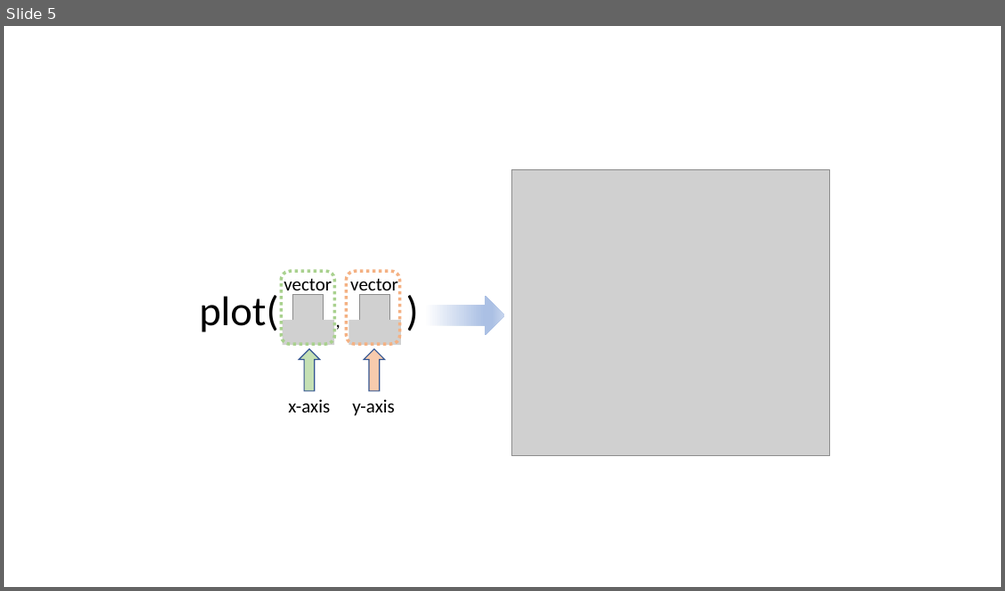
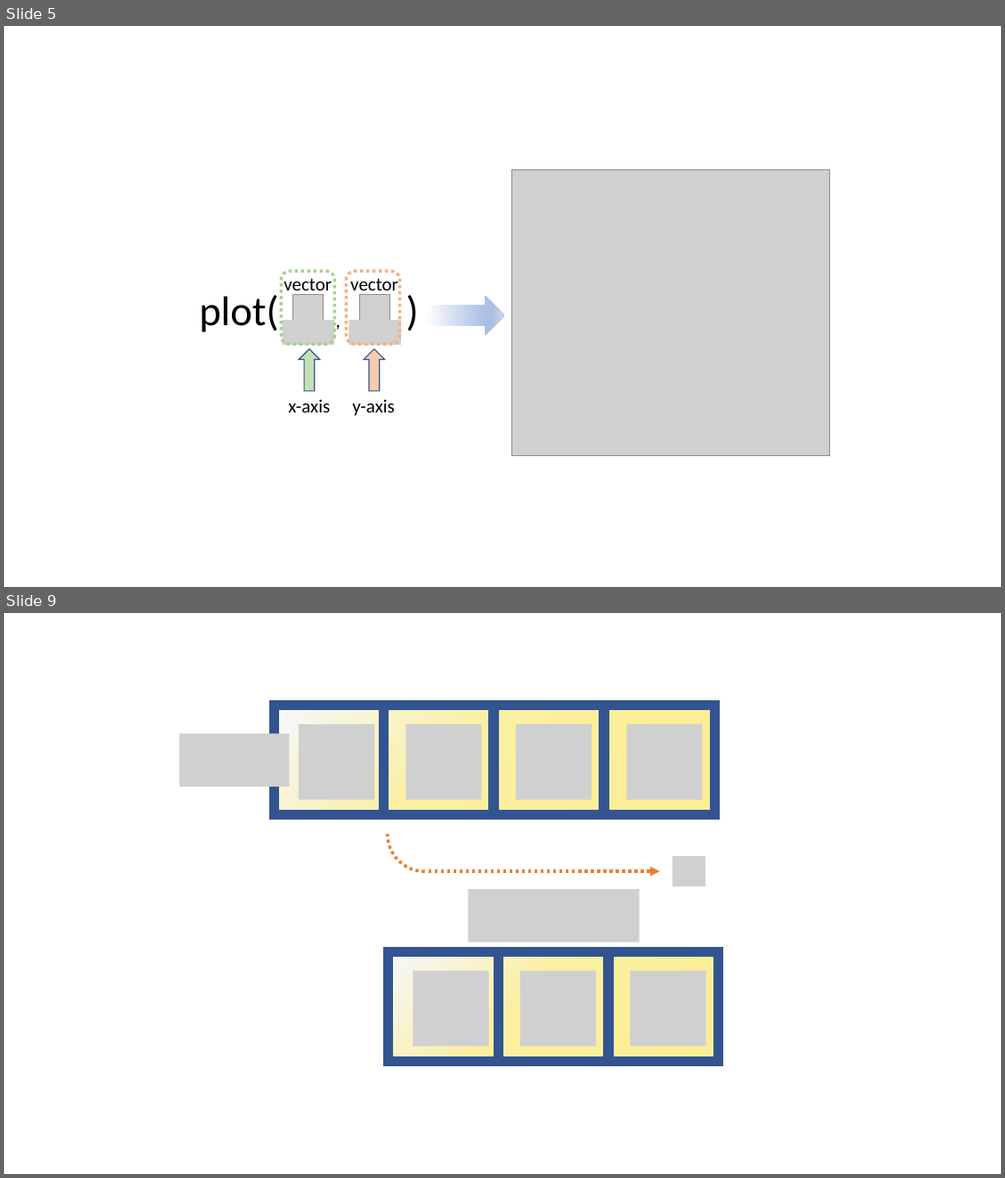
Before and after one commit to answeredbyablemind/answeredbyablemind.github.io, a slide deck: Wikidocs/pics_for_vector.pptx. Shown one above the other, each under a label of ours: slide 5 before the commit, slides 5 and 9 after it; the slides between them are not shown. The pictures are 1005x591 and 1005x1178 pixels, drawn with LibreOffice and Linux fonts; fonts in the diff are those of the drawing; grey boxes stand for pictures. Boxes give left, top, right and bottom in pixels: in the first picture for what was removed or moved away, otherwise in the second. Text is boxed around its words. In the diff, an @@ line names an element or a change of style, - is before the commit and + after.

```diff
--- a/Wikidocs/pics_for_vector.pptx
+++ b/Wikidocs/pics_for_vector.pptx
@@ slide 9 added at [4,613,1001,1174], background #FFFFFF @@
@@ rectangle added at [274,705,384,815], outline #325491 9.25 pt @@
@@ rectangle added at [275,707,714,817], fill gradient #F6F8FC to #FBEFA0 to #FCEE94 @@
@@ rectangle added at [384,705,494,815], outline #325491 9.25 pt @@
@@ rectangle added at [494,705,605,815], outline #325491 9.25 pt @@
@@ rectangle added at [606,705,715,815], outline #325491 9.25 pt @@
@@ picture added at [179,733,290,787] @@
@@ picture added at [299,724,374,800] @@
@@ picture added at [405,724,481,800] @@
@@ picture added at [516,724,591,800] @@
@@ picture added at [627,724,703,800] @@
@@ arc (boxed as its full ellipse) added at [388,796,462,871], outline #ED7D31 3 pt dashed @@
@@ arrow added from (429, 871) to (660, 871), #ED7D31 3 pt dashed @@
@@ picture added at [672,856,705,886] @@
@@ picture added at [469,889,639,942] @@
@@ rectangle added at [388,952,498,1062], outline #325491 9.25 pt @@
@@ rectangle added at [389,952,718,1062], fill gradient #F6F8FC to #FBEFA0 to #FCEE94 @@
@@ rectangle added at [498,952,608,1062], outline #325491 9.25 pt @@
@@ rectangle added at [609,952,719,1062], outline #325491 9.25 pt @@
@@ picture added at [413,971,488,1046] @@
@@ picture added at [520,971,596,1046] @@
@@ picture added at [630,971,705,1046] @@
```
Also in this commit, not shown: 1 slide changed, 4 other slides added, 1 other file.
